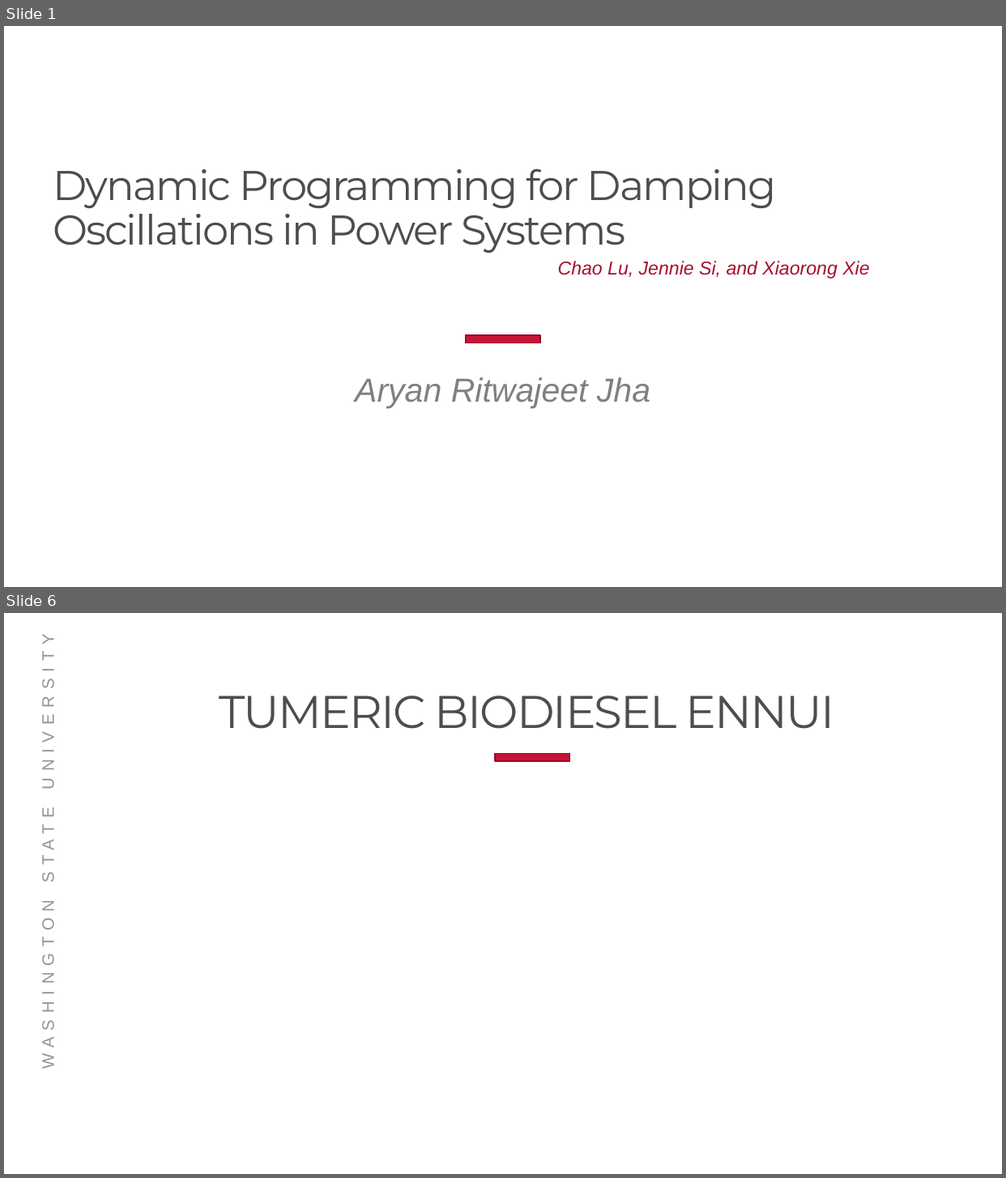
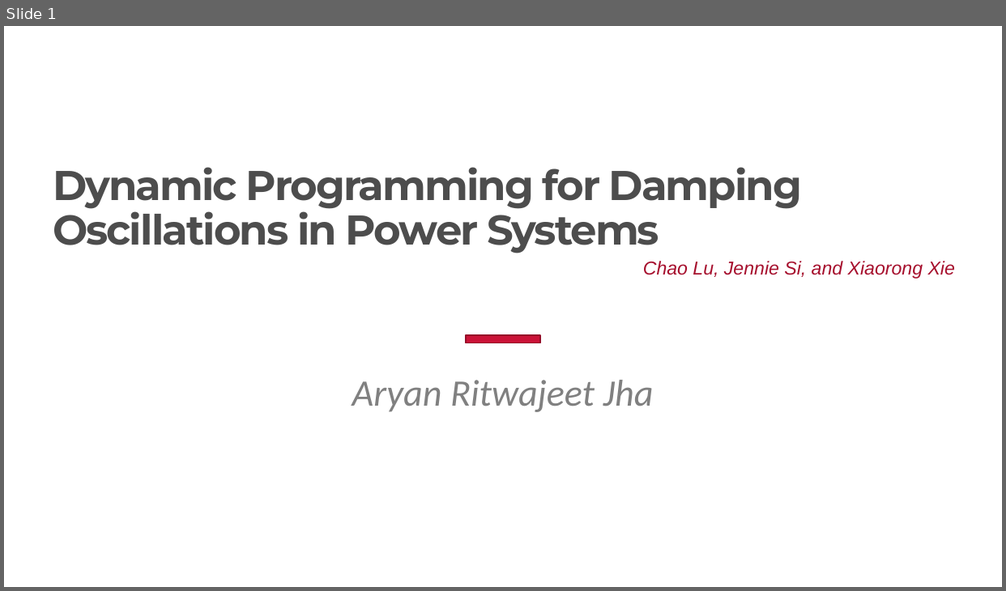
Before and after one commit to Realife-Brahmin/structured_courses, a slide deck: ee523/evaluation/p/ee523_project_presentation_aryan_ritwajeet_jha.pptx. Shown one above the other, each under a label of ours: slides 1 and 6 before the commit, slide 1 after it; the slides between them are not shown. The pictures are 1006x1178 and 1006x591 pixels, drawn with LibreOffice and Linux fonts; fonts in the diff are those of the drawing; background and template pictures are left out. Boxes give left, top, right and bottom in pixels: in the first picture for what was removed or moved away, otherwise in the second. Text is boxed around its words. In the diff, an @@ line names an element or a change of style, - is before the commit and + after.

```diff
--- a/ee523/evaluation/p/ee523_project_presentation_aryan_ritwajeet_jha.pptx
+++ b/ee523/evaluation/p/ee523_project_presentation_aryan_ritwajeet_jha.pptx
@@ slide 6 removed at bbox=[4, 613, 1002, 1174], background #FFFFFF @@
@@ text removed at bbox=[39, 651, 57, 1064] @@
-WASHINGTON STATE UNIVERSITY
@@ title removed at bbox=[219, 696, 835, 729] @@
-TUMERIC BIODIESEL ENNUI
@@ rectangle removed at bbox=[495, 754, 570, 761] @@
@@ slide 1 changed as well @@
@@ title "Dynamic Programming for Damping Oscillations ..." at bbox=[53, 167, 803, 254]: bold on @@
@@ text "Chao Lu, Jennie Si, and ...": place and size @@
-text "Chao Lu, Jennie Si, and ..." at bbox=[558, 261, 869, 279]
+text "Chao Lu, Jennie Si, and ..." at bbox=[643, 261, 955, 279]
@@ subtitle "Aryan Ritwajeet Jha" at bbox=[352, 380, 654, 412]: size 32 to 36 pt, font Arial to Calibri @@
```
Also in this commit, not shown: 2 slides added, 7 other slides removed, 1 other file.
